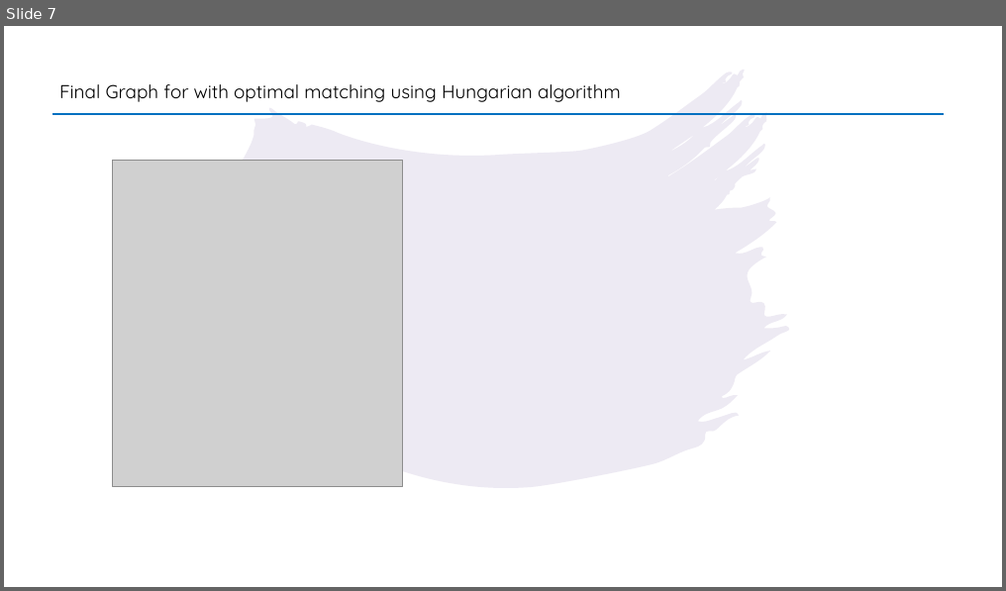
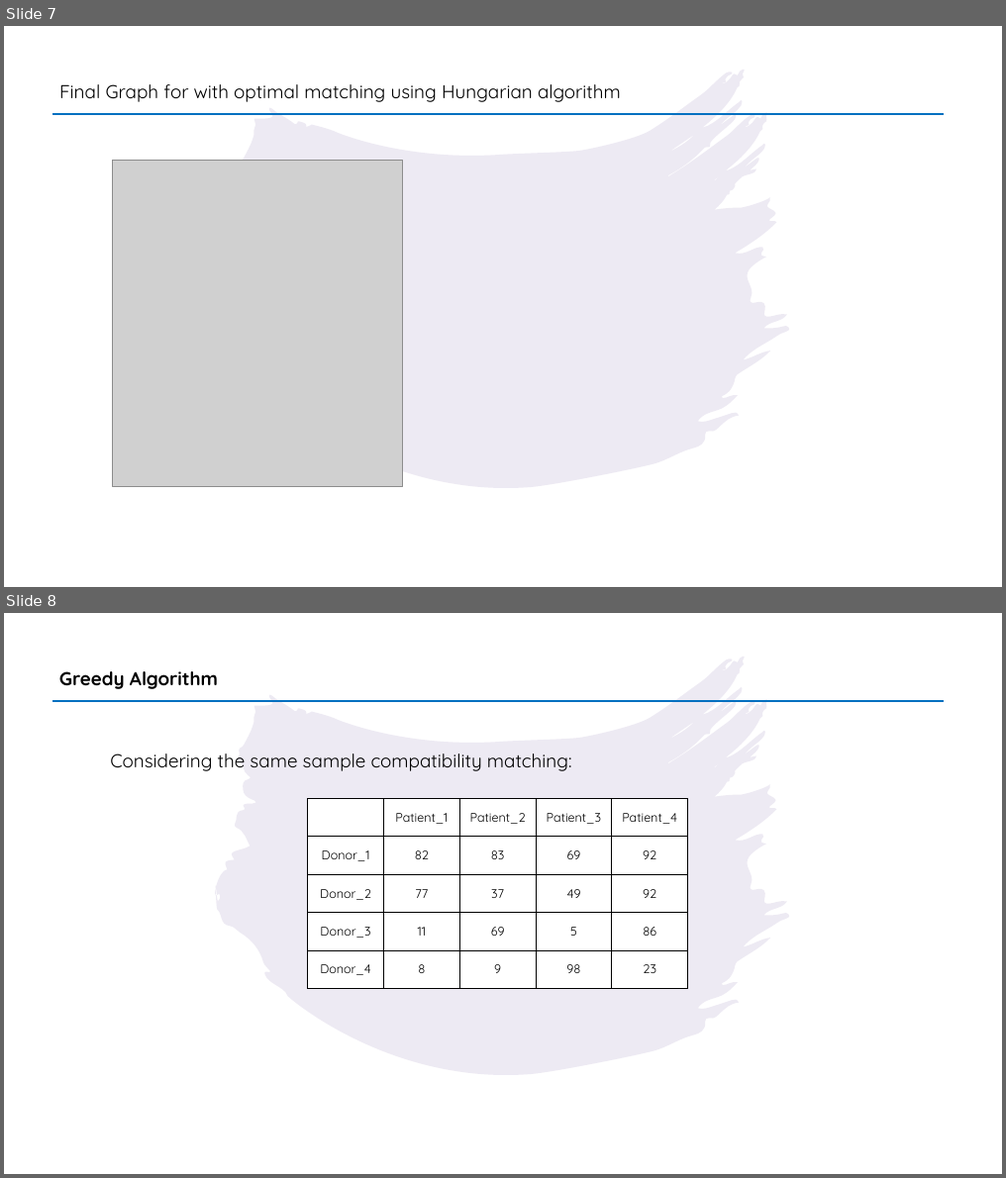
Before and after one commit to harish-udhay/Hungarian_algorithm_for_kidney_exchange, a slide deck: project.pptx. Shown one above the other, each under a label of ours: slide 7 before the commit, slides 7 and 8 after it. The pictures are 1006x591 and 1006x1178 pixels, drawn with LibreOffice and Linux fonts; fonts in the diff are those of the drawing; grey boxes stand for pictures. Boxes give left, top, right and bottom in pixels: in the first picture for what was removed or moved away, otherwise in the second. Text is boxed around its words. In the diff, an @@ line names an element or a change of style, - is before the commit and + after.

Commit message:
Added Greedy Method to the presentation

```diff
--- a/project.pptx
+++ b/project.pptx
@@ slide 8 added at box(4, 613, 1002, 1174), background #FFFFFF; not listed: 1 template element that a slide beside it also shows @@
@@ text added at box(59, 671, 218, 689), 18 pt, text #000000, bold @@
+Greedy Algorithm
@@ line added from (52, 701) to (944, 701), #0070C0 1.5 pt @@
@@ text added at box(110, 754, 572, 771), 18 pt, text #000000 @@
+Considering the same sample compatibility matching:
@@ table added at box(308, 799, 690, 989), 5 rows, 5 columns @@
+ | Patient_1 | Patient_2 | Patient_3 | Patient_4
+Donor_1 | 82 | 83 | 69 | 92
+Donor_2 | 77 | 37 | 49 | 92
+Donor_3 | 11 | 69 | 5 | 86
+Donor_4 | 8 | 9 | 98 | 23
```
Also in this commit, not shown: 3 other slides added, 1 slide removed.
